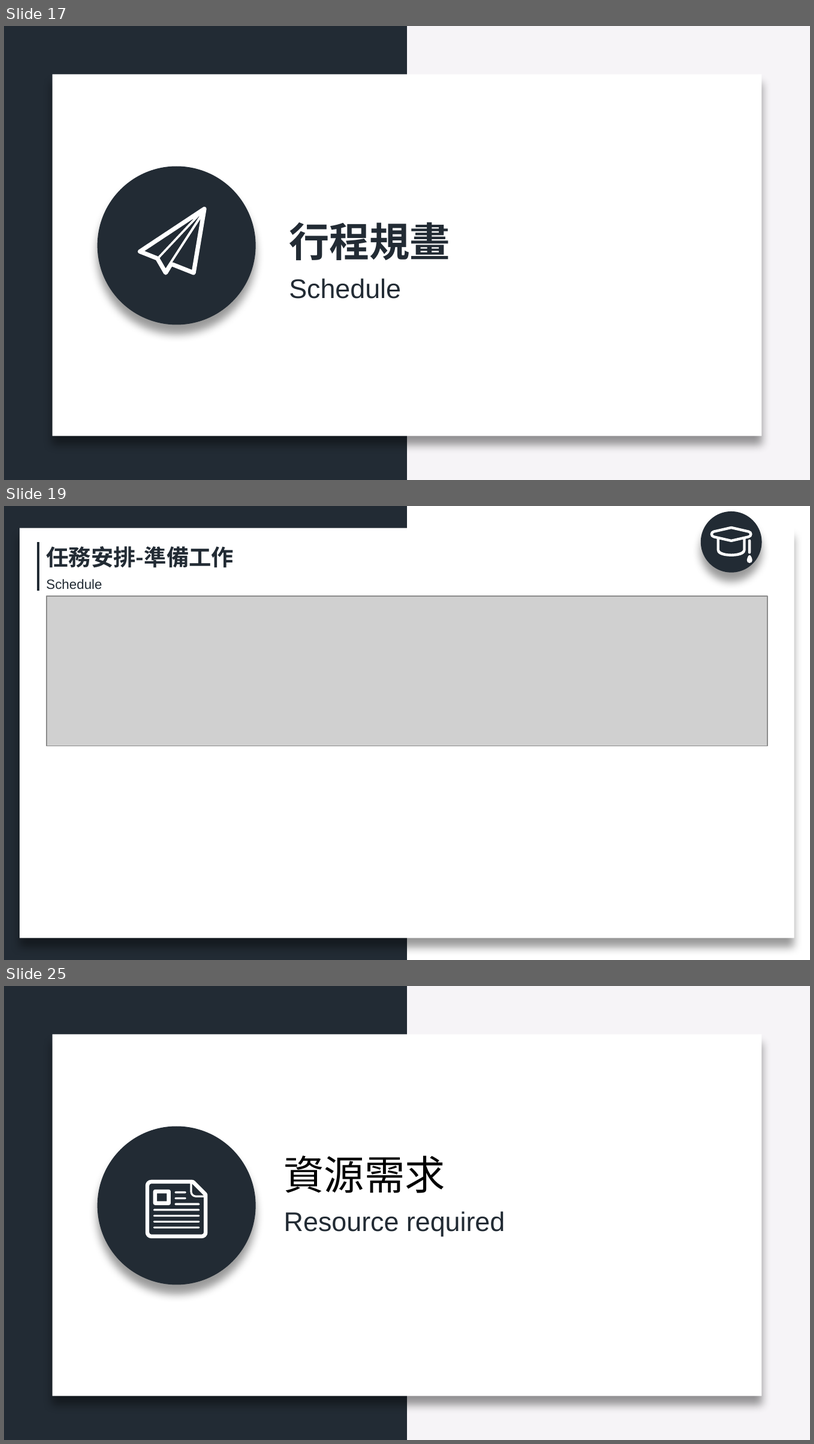
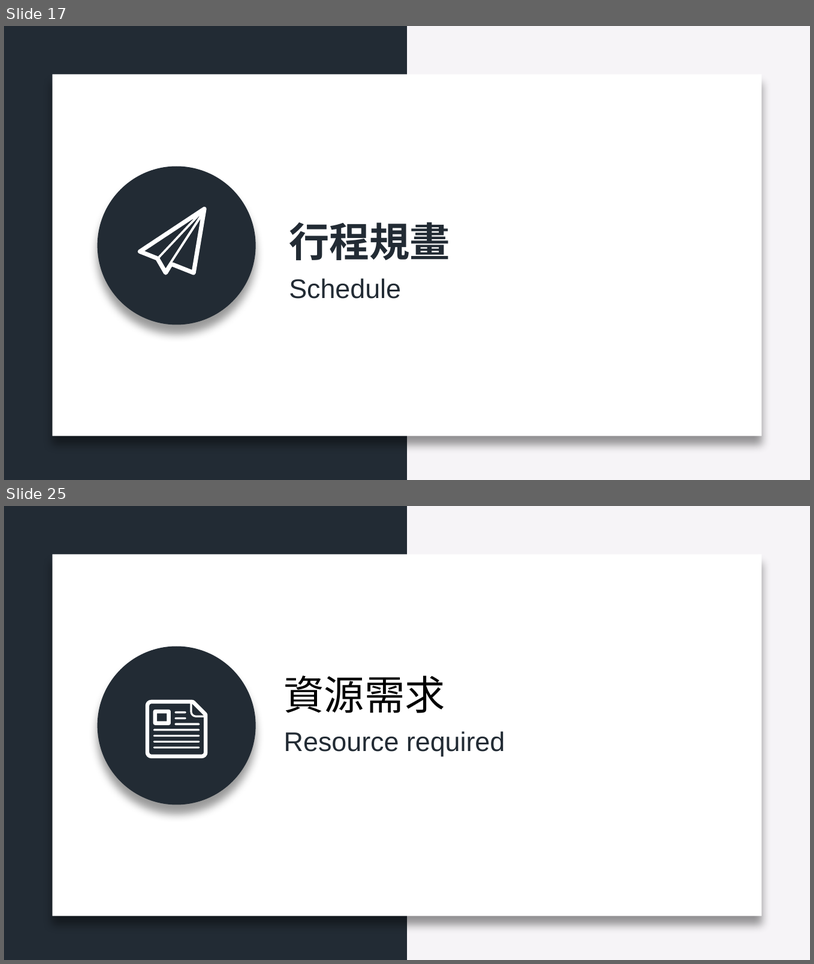
Before and after one commit to Chiang-Jhih-Ciang/108_SM_TEAM1, a slide deck: 0451060_108_SM_TEAM1.pptx. Shown one above the other, each under a label of ours: slides 17, 19 and 25 before the commit, slides 17 and 25 after it; the slides between them are not shown. The pictures are 814x1444 and 814x964 pixels, drawn with LibreOffice and Linux fonts; fonts in the diff are those of the drawing; grey boxes stand for pictures. Boxes give left, top, right and bottom in pixels: in the first picture for what was removed or moved away, otherwise in the second. Text is boxed around its words. In the diff, an @@ line names an element or a change of style, - is before the commit and + after.

```diff
--- a/0451060_108_SM_TEAM1.pptx
+++ b/0451060_108_SM_TEAM1.pptx
@@ slide 19 removed at bbox=[4, 506, 810, 960], background #FFFFFF; not listed: 1 template element that a slide beside it also shows @@
@@ rectangle removed at bbox=[20, 528, 795, 937] @@
@@ line removed from (39, 542) to (39, 591) @@
@@ text removed at bbox=[46, 546, 234, 568] @@
-任務安排-準備工作
@@ group removed at bbox=[701, 511, 762, 573]: 3 freeform shapes, 1 ellipse @@
@@ text removed at bbox=[46, 579, 102, 589] @@
-Schedule
@@ picture removed at bbox=[47, 597, 768, 747] @@
```
Also in this commit, not shown: 6 slides changed, 5 slides added, 4 other slides removed.
